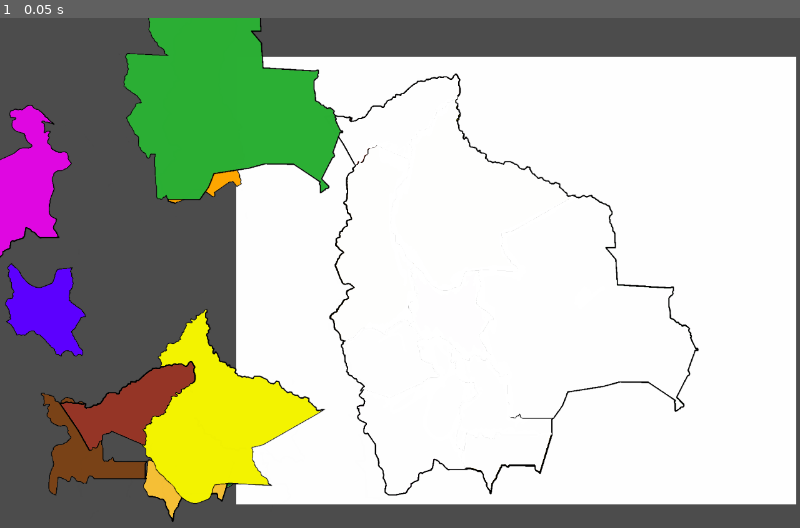
Above: before the commit, frame 1.
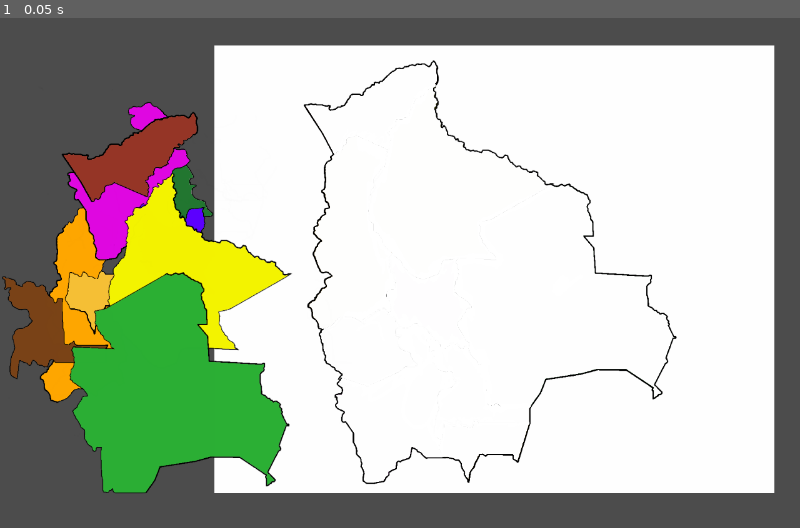
Above: after the commit, the same moment.

Repository: RyuYii/INF-281_Proyecto1
Game: Godot game, scene res://scenes/Mesa.tscn
Same seed, same stepped clock (60 frames per second), same inputs: the game is played once before the commit and once after it.
Inputs:
- Up to frame 1 (0.05 s): no input

The runs differ from the first frame. In frame 1, 32% of the frame differs, in the area x 0-100%, y 0-99%.

Commit message:
modificando mapa

Diff:
--- a/Code/scenes/Imagen.tscn
+++ b/Code/scenes/Imagen.tscn
@@ -58,8 +58,8 @@
 [node name="Area2D" parent="Mascaras/mascara3" instance=ExtResource( 12 )]
 
 [node name="mascara4" type="Sprite" parent="Mascaras"]
-position = Vector2( 438.607, 631.311 )
-scale = Vector2( 0.209913, 0.210715 )
+position = Vector2( 438.607, 633.313 )
+scale = Vector2( 0.209913, 0.206804 )
 texture = ExtResource( 2 )
 __meta__ = {
 "_edit_lock_": true
@@ -68,14 +68,15 @@
 [node name="Area2D" parent="Mascaras/mascara4" instance=ExtResource( 12 )]
 
 [node name="mascara5" type="Sprite" parent="Mascaras"]
-position = Vector2( 420.045, 545.83 )
-scale = Vector2( 0.256114, 0.256093 )
+position = Vector2( 420.045, 547.344 )
+scale = Vector2( 0.256114, 0.255744 )
 texture = ExtResource( 1 )
 __meta__ = {
 "_edit_lock_": true
 }
 
 [node name="Area2D" parent="Mascaras/mascara5" instance=ExtResource( 12 )]
+position = Vector2( 0, 5.23901 )
 
 [node name="mascara6" type="Sprite" parent="Mascaras"]
 position = Vector2( 345.48, 409.909 )
@@ -98,8 +99,8 @@
 [node name="Area2D" parent="Mascaras/mascara7" instance=ExtResource( 12 )]
 
 [node name="mascara8" type="Sprite" parent="Mascaras"]
-position = Vector2( 544.715, 407.769 )
-scale = Vector2( 0.40409, 0.405439 )
+position = Vector2( 544.715, 407.044 )
+scale = Vector2( 0.40409, 0.40218 )
 texture = ExtResource( 4 )
 __meta__ = {
 "_edit_lock_": true
@@ -108,8 +109,8 @@
 [node name="Area2D" parent="Mascaras/mascara8" instance=ExtResource( 12 )]
 
 [node name="mascara9" type="Sprite" parent="Mascaras"]
-position = Vector2( 261.129, 107.625 )
-scale = Vector2( 0.280117, 0.272924 )
+position = Vector2( 262.251, 108.186 )
+scale = Vector2( 0.276609, 0.282789 )
 texture = ExtResource( 3 )
 __meta__ = {
 "_edit_lock_": true
--- a/Code/scenes/Mesa.tscn
+++ b/Code/scenes/Mesa.tscn
@@ -7,13 +7,13 @@
 script = ExtResource( 2 )
 
 [node name="Imagen" parent="." instance=ExtResource( 1 )]
-position = Vector2( 377.741, 62.2001 )
+position = Vector2( 342.423, 43.7004 )
 
 [node name="Area" type="Control" parent="."]
-margin_left = 2.99646
-margin_top = 44.9492
-margin_right = 366.996
-margin_bottom = 791.949
+margin_left = 81.8639
+margin_top = 218.636
+margin_right = 318.864
+margin_bottom = 595.636
 __meta__ = {
 "_edit_use_anchors_": false
 }
Binary file changed: Code/src/img/mascara8.png
